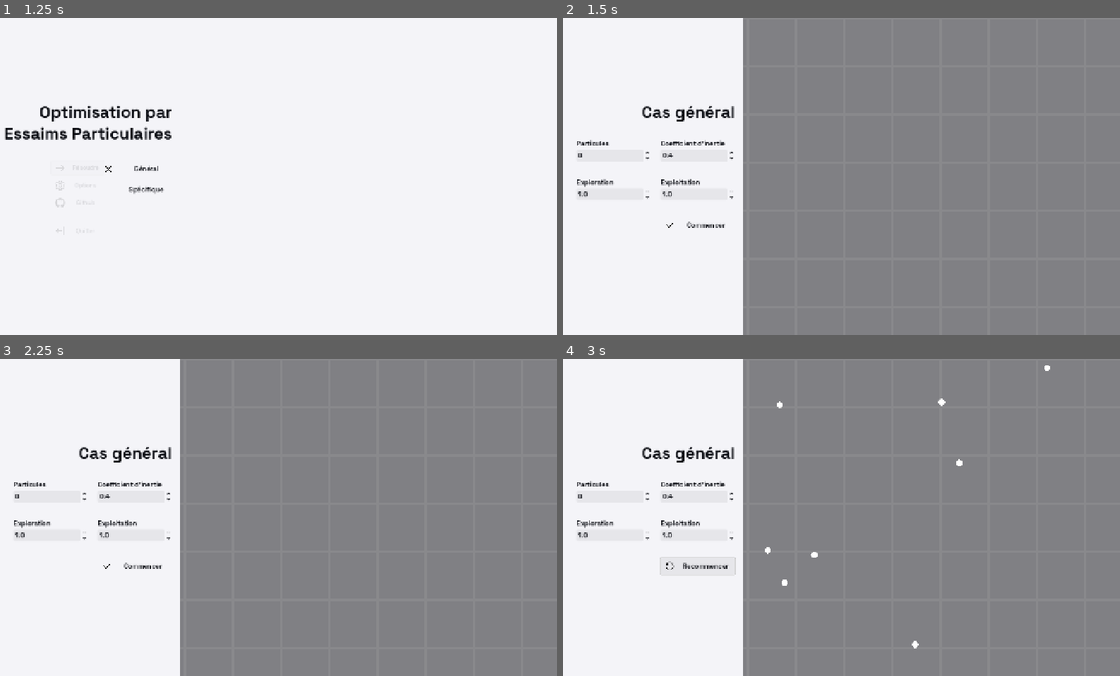
Above: before the commit, frames 1-4 (two rows, left to right).
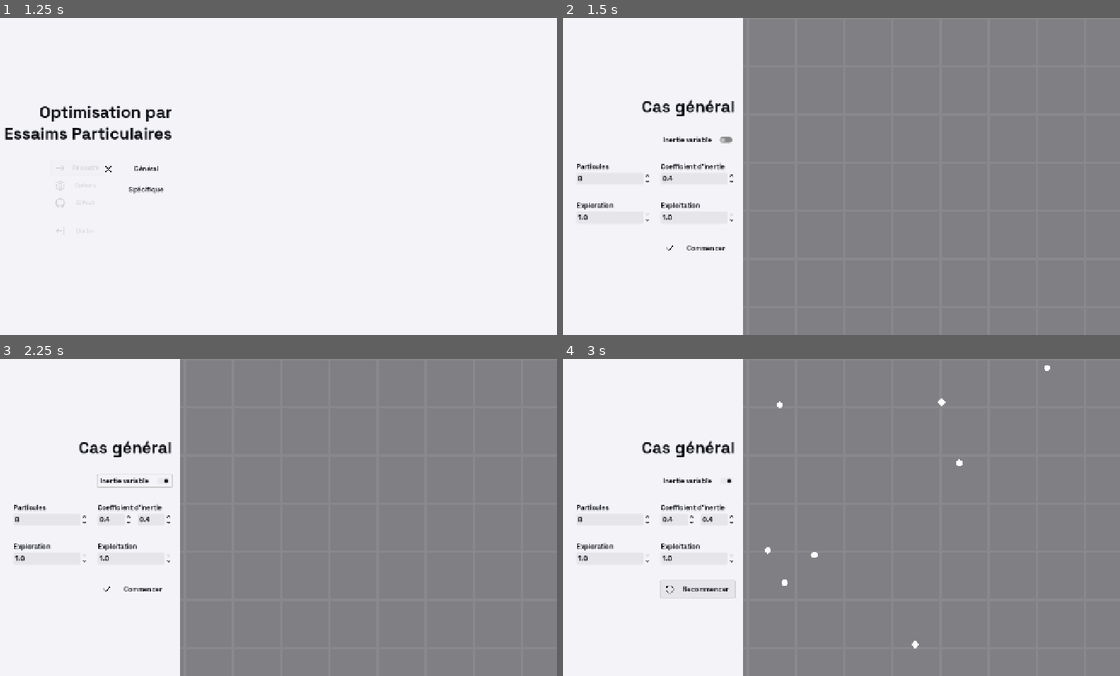
Above: after the commit, the same moments.

Repository: eni-school-project/particle-swarm-optimization
Game: Godot game, scene res://main.tscn
Same seed, same stepped clock (60 frames per second), same inputs: the game is played once before the commit and once after it.
Inputs (mouse positions are in pixels of both pictures, inside the frame that each line leads up to):
- Up to frame 1 (1.25 s): click "Résoudre" at 0.5 s
- Up to frame 2 (1.5 s): click "Général" at 1.25 s
- Up to frame 3 (2.25 s): click (133, 479) at 2 s, where only the run after the commit has a clickable "Inertie variable"
- Up to frame 4 (3 s): click "Commencer" at 2.75 s

Frame 1 is identical in both runs. In frame 2, 1.8% of the frame differs, in the area x 2-31%, y 25-74%; in frame 3, 1.9%; in frame 4, 1.9%, in the area x 2-32%, y 25-76%.

Commit message:
Feat : can choose between fixed/variable inertia

Diff:
--- a/scenes/general.tscn
+++ b/scenes/general.tscn
@@ -126,6 +126,19 @@
 layout_mode = 2
 theme_override_constants/separation = 40
 
+[node name="VariableInertiaToggle" type="CheckButton" parent="RootContainer/HBoxContainer/LeftContainer/ForegroundContainer/VBoxContainer/MarginContainer/VBoxContainer"]
+custom_minimum_size = Vector2(180, 0)
+layout_mode = 2
+size_flags_horizontal = 8
+theme = ExtResource("2_oe3oi")
+theme_override_colors/font_color = Color(0.02745098, 0.03529412, 0.05882353, 1)
+theme_override_colors/font_focus_color = Color(0.02745098, 0.03529412, 0.05882353, 1)
+theme_override_colors/font_pressed_color = Color(0.02745098, 0.03529412, 0.05882353, 1)
+theme_override_colors/font_hover_color = Color(0.02745098, 0.03529412, 0.05882353, 1)
+theme_override_colors/font_hover_pressed_color = Color(0.02745098, 0.03529412, 0.05882353, 1)
+theme_override_colors/button_checked_color = Color(0.9019608, 0.9019608, 0.91764706, 1)
+text = "Inertie variable"
+
 [node name="FirstRow" type="HBoxContainer" parent="RootContainer/HBoxContainer/LeftContainer/ForegroundContainer/VBoxContainer/MarginContainer/VBoxContainer"]
 layout_mode = 2
 size_flags_horizontal = 8
@@ -166,8 +179,41 @@
 fit_content = true
 scroll_active = false
 
-[node name="Value" type="SpinBox" parent="RootContainer/HBoxContainer/LeftContainer/ForegroundContainer/VBoxContainer/MarginContainer/VBoxContainer/FirstRow/Inertia"]
-custom_minimum_size = Vector2(180, 0)
+[node name="MarginContainer" type="MarginContainer" parent="RootContainer/HBoxContainer/LeftContainer/ForegroundContainer/VBoxContainer/MarginContainer/VBoxContainer/FirstRow/Inertia"]
+layout_mode = 2
+
+[node name="Value" type="SpinBox" parent="RootContainer/HBoxContainer/LeftContainer/ForegroundContainer/VBoxContainer/MarginContainer/VBoxContainer/FirstRow/Inertia/MarginContainer"]
+custom_minimum_size = Vector2(180, 0)
+layout_mode = 2
+theme = ExtResource("2_oe3oi")
+theme_override_colors/up_icon_modulate = Color(0.02745098, 0.03529412, 0.05882353, 1)
+theme_override_colors/up_disabled_icon_modulate = Color(0.9019608, 0.9019608, 0.91764706, 1)
+theme_override_colors/down_icon_modulate = Color(0.02745098, 0.03529412, 0.05882353, 1)
+theme_override_colors/down_disabled_icon_modulate = Color(0.9019608, 0.9019608, 0.91764706, 1)
+min_value = 0.1
+max_value = 2.0
+step = 0.1
+value = 0.4
+
+[node name="HBoxContainer" type="HBoxContainer" parent="RootContainer/HBoxContainer/LeftContainer/ForegroundContainer/VBoxContainer/MarginContainer/VBoxContainer/FirstRow/Inertia/MarginContainer"]
+layout_mode = 2
+theme_override_constants/separation = 14
+
+[node name="MinValue" type="SpinBox" parent="RootContainer/HBoxContainer/LeftContainer/ForegroundContainer/VBoxContainer/MarginContainer/VBoxContainer/FirstRow/Inertia/MarginContainer/HBoxContainer"]
+custom_minimum_size = Vector2(60, 0)
+layout_mode = 2
+theme = ExtResource("2_oe3oi")
+theme_override_colors/up_icon_modulate = Color(0.02745098, 0.03529412, 0.05882353, 1)
+theme_override_colors/up_disabled_icon_modulate = Color(0.9019608, 0.9019608, 0.91764706, 1)
+theme_override_colors/down_icon_modulate = Color(0.02745098, 0.03529412, 0.05882353, 1)
+theme_override_colors/down_disabled_icon_modulate = Color(0.9019608, 0.9019608, 0.91764706, 1)
+min_value = 0.1
+max_value = 2.0
+step = 0.1
+value = 0.4
+
+[node name="MaxValue" type="SpinBox" parent="RootContainer/HBoxContainer/LeftContainer/ForegroundContainer/VBoxContainer/MarginContainer/VBoxContainer/FirstRow/Inertia/MarginContainer/HBoxContainer"]
+custom_minimum_size = Vector2(60, 0)
 layout_mode = 2
 theme = ExtResource("2_oe3oi")
 theme_override_colors/up_icon_modulate = Color(0.02745098, 0.03529412, 0.05882353, 1)
@@ -273,8 +319,11 @@
 
 [node name="Particles" type="Node2D" parent="RootContainer/HBoxContainer/RightContainer"]
 
+[connection signal="toggled" from="RootContainer/HBoxContainer/LeftContainer/ForegroundContainer/VBoxContainer/MarginContainer/VBoxContainer/VariableInertiaToggle" to="RootContainer/HBoxContainer/RightContainer" method="_on_variable_inertia_toggle_toggled"]
 [connection signal="value_changed" from="RootContainer/HBoxContainer/LeftContainer/ForegroundContainer/VBoxContainer/MarginContainer/VBoxContainer/FirstRow/ParticleNumber/Value" to="RootContainer/HBoxContainer/RightContainer" method="_on_particle_value_changed"]
-[connection signal="value_changed" from="RootContainer/HBoxContainer/LeftContainer/ForegroundContainer/VBoxContainer/MarginContainer/VBoxContainer/FirstRow/Inertia/Value" to="RootContainer/HBoxContainer/RightContainer" method="_on_inertia_value_changed"]
+[connection signal="value_changed" from="RootContainer/HBoxContainer/LeftContainer/ForegroundContainer/VBoxContainer/MarginContainer/VBoxContainer/FirstRow/Inertia/MarginContainer/Value" to="RootContainer/HBoxContainer/RightContainer" method="_on_inertia_value_changed"]
+[connection signal="value_changed" from="RootContainer/HBoxContainer/LeftContainer/ForegroundContainer/VBoxContainer/MarginContainer/VBoxContainer/FirstRow/Inertia/MarginContainer/HBoxContainer/MinValue" to="RootContainer/HBoxContainer/RightContainer" method="_on_min_inertia_value_value_changed"]
+[connection signal="value_changed" from="RootContainer/HBoxContainer/LeftContainer/ForegroundContainer/VBoxContainer/MarginContainer/VBoxContainer/FirstRow/Inertia/MarginContainer/HBoxContainer/MaxValue" to="RootContainer/HBoxContainer/RightContainer" method="_on_max_inertia_value_changed"]
 [connection signal="value_changed" from="RootContainer/HBoxContainer/LeftContainer/ForegroundContainer/VBoxContainer/MarginContainer/VBoxContainer/SecondRow/Exploration/Value" to="RootContainer/HBoxContainer/RightContainer" method="_on_exploration_value_changed"]
 [connection signal="value_changed" from="RootContainer/HBoxContainer/LeftContainer/ForegroundContainer/VBoxContainer/MarginContainer/VBoxContainer/SecondRow/Exploitation/Value" to="RootContainer/HBoxContainer/RightContainer" method="_on_exploitation_value_changed"]
 [connection signal="pressed" from="RootContainer/HBoxContainer/LeftContainer/ForegroundContainer/VBoxContainer/MarginContainer/VBoxContainer/Start" to="RootContainer/HBoxContainer/RightContainer" method="_on_start_pressed"]
--- a/scripts/general_right_container.gd
+++ b/scripts/general_right_container.gd
@@ -6,9 +6,11 @@
 
 @export var exploration: float = 1.0
 @export var exploitation: float = 1.0
-@export var min_inertia: float = 0.4
+
+@export var min_inertia: float = 1.0
 @export var max_inertia: float = 2.0
 @export var inertia: float = 0.4
+var variable_inertia: bool = false
 
 var screen_size: Vector2
 
@@ -17,6 +19,7 @@
 
 func _ready() -> void:
 	screen_size = get_viewport().get_visible_rect().size
+	($/root/General/RootContainer/HBoxContainer/LeftContainer/ForegroundContainer/VBoxContainer/MarginContainer/VBoxContainer/FirstRow/Inertia/MarginContainer/HBoxContainer as HBoxContainer).hide()
 
 
 func _physics_process(delta: float) -> void:
@@ -80,7 +83,7 @@
 			global_best_position = particle.personal_best_position
 
 	for particle in particles:
-		particle.velocity = randf_range(min_inertia, max_inertia) * particle.velocity \
+		particle.velocity = (randf_range(min_inertia, max_inertia) if variable_inertia else inertia) * particle.velocity \
 			+ exploration * randf() * (particle.personal_best_position - particle.global_position) \
 			+ exploitation * randf() * (global_best_position - particle.global_position)
 
@@ -123,6 +126,22 @@
 					var target: Area2D = get_tree().get_first_node_in_group("target") as Area2D
 					target.queue_free()
 					_set_particles_target(false)
+
+
+func _on_variable_inertia_toggle_toggled(toggled_on: bool) -> void:
+	variable_inertia = toggled_on
+	var container: MarginContainer = $/root/General/RootContainer/HBoxContainer/LeftContainer/ForegroundContainer/VBoxContainer/MarginContainer/VBoxContainer/FirstRow/Inertia/MarginContainer as MarginContainer
+
+	if toggled_on:
+		container.get_node("Value").set_process(false)
+		(container.get_node("Value") as SpinBox).hide()
+		container.get_node("HBoxContainer").set_process(true)
+		(container.get_node("HBoxContainer") as HBoxContainer).show()
+	else:
+		container.get_node("Value").set_process(true)
+		(container.get_node("Value") as SpinBox).show()
+		container.get_node("HBoxContainer").set_process(false)
+		(container.get_node("HBoxContainer") as HBoxContainer).hide()
 
 
 func _on_particle_value_changed(value: float) -> void:
@@ -153,6 +172,14 @@
 	inertia = value
 
 
+func _on_min_inertia_value_value_changed(value: float) -> void:
+	min_inertia = value
+
+
+func _on_max_inertia_value_changed(value: float) -> void:
+	max_inertia = value
+
+
 func _on_exploration_value_changed(value: float) -> void:
 	exploration = value
 
@@ -166,7 +193,7 @@
 	#var form_container: VBoxContainer = $/root/General/RootContainer/HBoxContainer/LeftContainer/ForegroundContainer/VBoxContainer/MarginContainer/VBoxContainer
 	#
 	#var particle_number_form: SpinBox = form_container.get_node("FirstRow").get_node("ParticleNumber").get_node("Value") as SpinBox
-	#var inertia_form: SpinBox = form_container.get_node("FirstRow").get_node("Inertia").get_node("Value") as SpinBox
+	#var inertia_form: SpinBox = form_container.get_node("FirstRow").get_node("Inertia").get_node("MarginContainer").get_node("Value") as SpinBox
 	#var exploration_form: SpinBox = form_container.get_node("SecondRow").get_node("Exploration").get_node("Value") as SpinBox
 	#var exploitation_form: SpinBox = form_container.get_node("SecondRow").get_node("Exploitation").get_node("Value") as SpinBox
 
